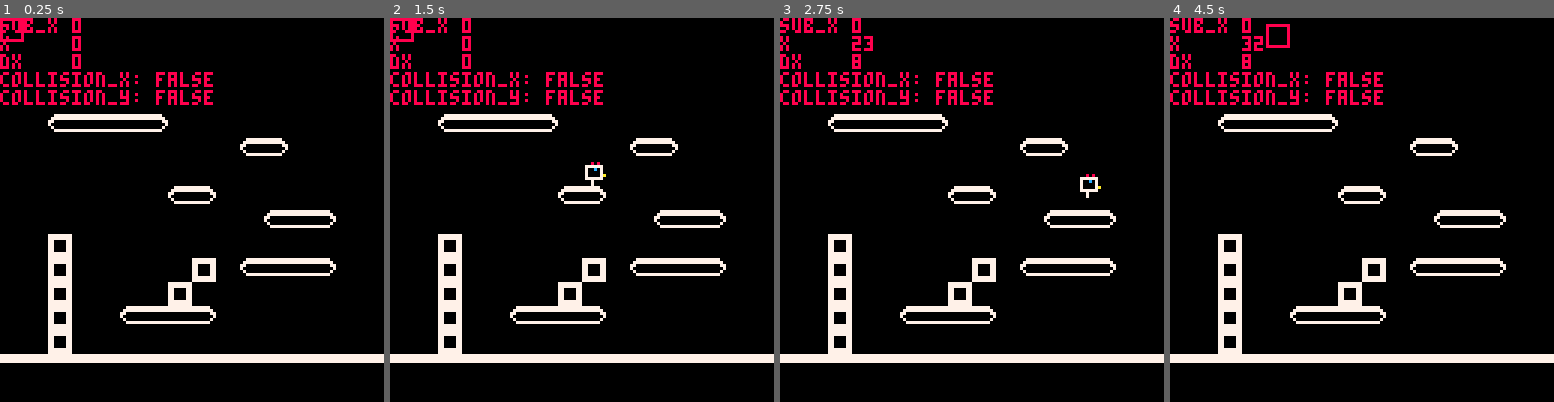
Above: before the commit, frames 1-4 (left to right).
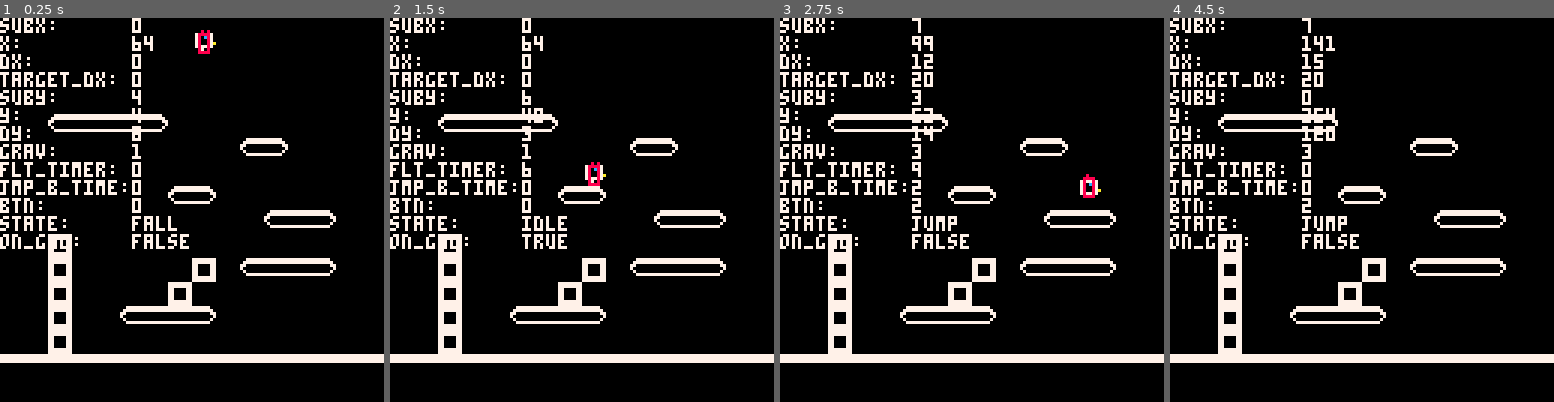
Above: after the commit, the same moments.

Repository: jmcarlson0320/chicken
Game: PICO-8 cartridge chicken.p8
Same seed, same stepped clock (60 frames per second), same inputs: the game is played once before the commit and once after it.
Inputs (mouse positions are in pixels of both pictures, inside the frame that each line leads up to):
- Up to frame 1 (0.25 s): no input
- Up to frame 2 (1.5 s): tap X (X key) at 0.33, 1.07 s; click (670, 121) at 0.67 s; tap O (Z key) at 0.7 s; click (436, 267) at 1.22 s
- Up to frame 3 (2.75 s): hold Right 1.6-2.1 s; tap O (Z key) at 1.7, 2.1, 2.5 s; click (887, 114) at 1.77 s; tap X (X key) at 1.85 s; hold Up 2.15-2.42 s; click (952, 259) at 2.32 s; hold Right from 2.47 s (still down)
- Up to frame 4 (4.5 s): click (1404, 106) at 2.87 s; tap O (Z key) every 0.4 s from 2.9 to 4.1 s; tap X (X key) at 2.97, 4.08 s; release Right at 3.03 s; hold Left 3.08-3.58 s; click (1465, 256) at 3.42 s; hold Down 3.63-3.97 s; click (1231, 102) at 3.97 s; hold Right from 4.02 s (still down)

The runs differ from the first frame. In frame 1, 6.5% of the frame differs, in the area x 0-57%, y 0-61%; in frame 2, 6.4%; in frame 3, 6.6%; in frame 4, 6.8%, in the area x 0-56%, y 0-61%.

Commit message:
Factor collision code

Diff:
--- a/chicken.lua
+++ b/chicken.lua
@@ -1,5 +1,5 @@
 --constants
-DEBUG = false
+DEBUG = true
 SUB_PIXEL = 8
 CRAWL_SPEED = 5
 WALK_SPEED = 20
@@ -10,10 +10,6 @@
 JUMP_SPEED = 20
 JUMP_BUFFER_TIME = 8
 
---tile flags
-TILE_FLAG_SOLID = 0
-TILE_FLAG_ONEWAY = 1
-
 --main
 function _init()
 	-- disable repeat buttons
@@ -21,7 +17,6 @@
 
 	my_entities = {}
 	add(my_entities, create_player(64, 0))
-	add(my_entities, create_test_box(0, 0))
 end
 
 function _update()
@@ -103,8 +98,8 @@
 		gravity = WORLD_GRAVITY,
 		float_timer = 0,
 		jump_buffer_timer = JUMP_BUFFER_TIME,
-		on_ground = true,
-		state = "idle",
+		on_ground = false,
+		state = "fall",
 		hitbox = {2, 1, 5, 7},
 		facing = "right",
 		current_animation = "standing",
@@ -339,116 +334,6 @@
 	end
 end
 
-function move_and_slide(obj)
-	move_x(obj, obj.dx)
-	move_y(obj, obj.dy)
-end
-
-function move_x(obj, dx)
-	obj.sub_x += dx
-	local move_x = obj.sub_x \ SUB_PIXEL
-	if move_x ~= 0 then
-		obj.sub_x -= move_x * SUB_PIXEL
-		local sign = sgn(move_x)
-		while move_x ~= 0 do
-			local collider = make_collider(obj.x + sign, obj.y, obj.hitbox)
-			local collision = collide_with_map(collider)
-			if collision then
-				if not fget(collision.tile, TILE_FLAG_ONEWAY) then
-					obj.dx = 0
-					obj.sub_x = 0
-					break
-				end
-			end
-			obj.x += sign
-			move_x -= sign
-		end
-
-	end
-end
-
-function move_y(obj, dy)
-	obj.sub_y += dy
-	local move_y = obj.sub_y \ SUB_PIXEL
-	if move_y ~= 0 then
-		obj.sub_y -= move_y * SUB_PIXEL
-		local sign = sgn(move_y)
-		while move_y ~= 0 do
-			local collider = make_collider(obj.x, obj.y + sign, obj.hitbox)
-			local collision = collide_with_map(collider)
-			if collision then
-				if fget(collision.tile, TILE_FLAG_ONEWAY) then -- one-way
-					local obj_bottom = obj.y + obj.hitbox[4]
-					local tile_top = collision.collider[2]
-					if dy > 0 and obj_bottom < tile_top then
-						obj.dy = 0
-						obj.sub_y = 0
-						obj.on_ground = true
-						break
-					end
-				elseif fget(collision.tile, TILE_FLAG_SOLID) then -- solid
-					obj.dy = 0
-					obj.sub_y = 0
-					if dy > 0 then
-						obj.on_ground = true
-					end
-					break
-				end
-			end
-			obj.y += sign
-			move_y -= sign
-			obj.on_ground = false
-		end
-	end
-end
-
-function collide_with_map(collider)
-	for x = 0, 15 do
-		for y = 0, 15 do
-			local tile = mget(x, y)
-			if fget(tile) ~= 0 then
-				local tile_collider = get_collider_from_tile(x, y)
-				if collide(collider, tile_collider) then
-					return {
-						tile = tile,
-						collider = tile_collider
-					}
-				end
-			end
-		end
-	end
-	return nil
-end
-
-function make_collider(x, y, hitbox)
-	return {
-		x + hitbox[1],
-		y + hitbox[2],
-		x + hitbox[3],
-		y + hitbox[4],
-	}
-end
-
-function get_collider_from_tile(map_x, map_y)
-	local x = map_x * 8
-	local y = map_y * 8
-	local hitbox = {0, 0, 7, 7}
-	return make_collider(x, y, hitbox)
-end
-
-function collide(a, b)
-	if a[1] > b[3] then return false end
-	if b[1] > a[3] then return false end
-	if a[2] > b[4] then return false end
-	if b[2] > a[4] then return false end
-	return true
-end
-
-function draw_hitbox(e)
-	local h = e.hitbox
-	rect(h[1] + e.x, h[2] + e.y, h[3] + e.x, h[4] + e.y, 8)
-end
-
 --mouse
 function mouse_init()
 	-- enable mouse
--- a/chicken.p8
+++ b/chicken.p8
@@ -2,6 +2,7 @@
 version 42
 __lua__
 #include chicken.lua
+#include map_collisions.lua
 __gfx__
 00000000007777777777777777777700007777777777777777777700777777777777777777777777000000000000000000000000000000000000000000000000
 00000000077777777777777777777770077777777777777777777770777777770000000000000007000000000000000000000000000000000000000000000000
--- /dev/null
+++ b/map_collisions.lua
@@ -0,0 +1,142 @@
+TILE_SOLID  = 0
+TILE_ONEWAY = 1
+
+function move_and_slide(obj)
+	move_x(obj, obj.dx, on_collide_x)
+	move_y(obj, obj.dy, on_collide_y)
+end
+
+function on_collide_x(obj, tile_info)
+	if fget(tile_info.tile, TILE_SOLID) then
+		obj.dx = 0
+		obj.sub_x = 0
+	elseif fget(tile_info.tile, TILE_ONEWAY) then
+		return "ignore_collision"
+	end
+end
+
+function on_collide_y(obj, tile_info)
+	if fget(tile_info.tile, TILE_SOLID) then
+		obj.dy = 0
+		obj.sub_y = 0
+		if obj.dy >= 0 then
+			obj.on_ground = true
+		end
+	elseif fget(tile_info.tile, TILE_ONEWAY) then
+		local obj_bottom = obj.y + obj.hitbox[4]
+		local tile_top = tile_info.collider[2]
+		if obj.dy >= 0 and obj_bottom < tile_top then
+			obj.dy = 0
+			obj.sub_y = 0
+			obj.on_ground = true
+		else
+			return "ignore_collision"
+		end
+	end
+end
+
+function move_and_bounce(obj)
+	move_x(obj, obj.dx, on_bounce_x)
+	move_y(obj, obj.dy, on_bounce_y)
+end
+
+function on_bounce_x(obj, tile_info)
+	if fget(tile_info.tile, TILE_SOLID) then
+		obj.dx *= -1
+	end
+end
+
+function on_bounce_y(obj, tile_info)
+	if fget(tile_info.tile, TILE_SOLID) then
+		obj.dy *= -1
+	end
+end
+
+--core functions
+function move_x(obj, dx, callback)
+	obj.sub_x += dx
+	local move_x = obj.sub_x \ 8
+	if move_x ~= 0 then
+		obj.sub_x -= move_x * 8
+		local sign = sgn(move_x)
+		while move_x ~= 0 do
+			local collider = make_collider(obj.x + sign, obj.y, obj.hitbox)
+			local collision = collide_with_map(collider)
+			if collision then
+				if callback then
+					local result = callback(obj, collision)
+					if result ~= "ignore_collision" then
+						break
+					end
+				end
+			end
+			obj.x += sign
+			move_x -= sign
+		end
+	end
+end
+
+function move_y(obj, dy, callback)
+	obj.sub_y += dy
+	local move_y = obj.sub_y \ 8
+	if move_y ~= 0 then
+		obj.sub_y -= move_y * 8
+		local sign = sgn(move_y)
+		while move_y ~= 0 do
+			local collider = make_collider(obj.x, obj.y + sign, obj.hitbox)
+			local collision = collide_with_map(collider)
+			if collision then
+				if callback then
+					local result = callback(obj, collision)
+					if result ~= "ignore_collision" then
+						break
+					end
+				end
+			end
+			obj.y += sign
+			move_y -= sign
+			obj.on_ground = false
+		end
+	end
+end
+
+function collide_with_map(collider)
+	for x = 0, 15 do
+		for y = 0, 15 do
+			local tile = mget(x, y)
+			if fget(tile) ~= 0 then
+				local hitbox = {0, 0, 7, 7}
+				local tile_collider = make_collider(x*8, y*8, hitbox)
+				if collide(collider, tile_collider) then
+					return {
+						tile = tile,
+						collider = tile_collider,
+					}
+				end
+			end
+		end
+	end
+	return nil
+end
+
+function make_collider(x, y, hitbox)
+	return {
+		x + hitbox[1],
+		y + hitbox[2],
+		x + hitbox[3],
+		y + hitbox[4],
+	}
+end
+
+function collide(a, b)
+	if a[1] > b[3] then return false end
+	if b[1] > a[3] then return false end
+	if a[2] > b[4] then return false end
+	if b[2] > a[4] then return false end
+	return true
+end
+
+function draw_hitbox(e)
+	local h = e.hitbox
+	rect(h[1] + e.x, h[2] + e.y, h[3] + e.x, h[4] + e.y, 8)
+end
